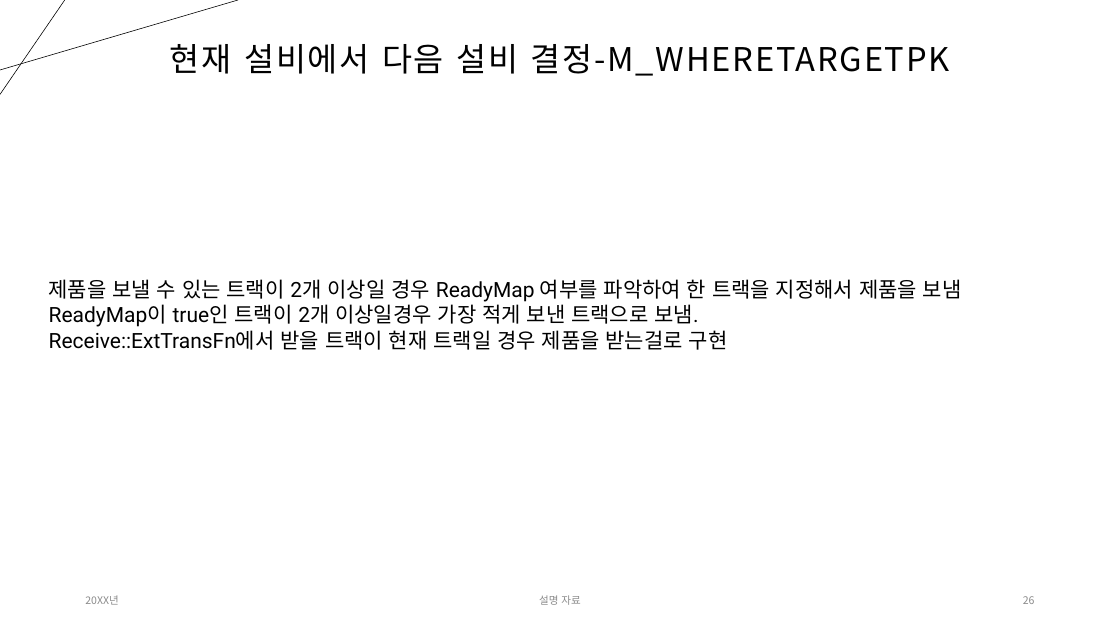
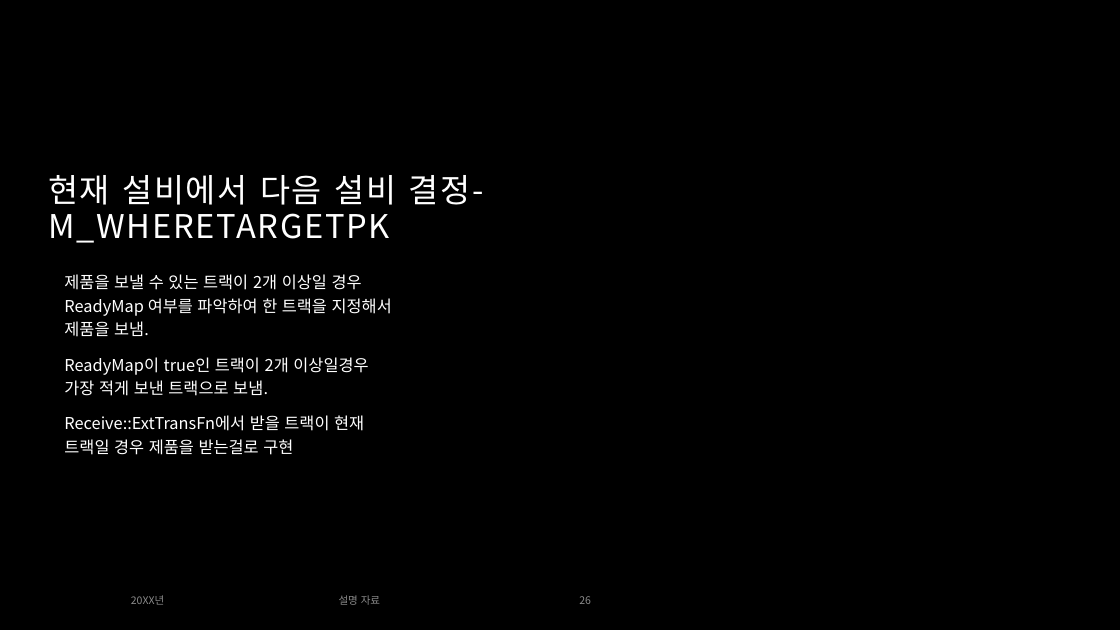
Before and after one commit to Tentailsahri/DT_FINAL_Project, a slide deck: slide 26 of 문서/시나리오에 따른 공정 시뮬레이션 발표 - 박민준.pptx. Drawn at 1120x630 pixels with LibreOffice and Linux fonts; fonts in the diff are those of the drawing; background and template pictures are left out. Boxes give left, top, right and bottom in pixels: in the first picture for what was removed or moved away, otherwise in the second. Text is boxed around its words. In the diff, an @@ line names an element or a change of style, - is before the commit and + after.

```diff
--- a/문서/시나리오에 따른 공정 시뮬레이션 발표 - 박민준.pptx
+++ b/문서/시나리오에 따른 공정 시뮬레이션 발표 - 박민준.pptx
@@ background #FFFFFF to #000000 @@
@@ line removed from (0, 70) to (238, 0) @@
@@ line removed from (65, 0) to (0, 94) @@
@@ title "현재 설비에서 다음 설비 결정-M_WHERETARGETPK": place and size @@
-title "현재 설비에서 다음 설비 결정-M_WHERETARGETPK" at box(170, 44, 950, 76)
+title "현재 설비에서 다음 설비 결정-M_WHERETARGETPK" at box(48, 175, 484, 243)
@@ title "현재 설비에서 다음 설비 결정-M_WHERETARGETPK" at box(48, 175, 484, 243): text colour #000000 to #FFFFFF; alignment centre to left; vertical alignment middle to bottom @@
@@ text "제품을 보낼 수 있는 트랙이 ...": place and size @@
-text "제품을 보낼 수 있는 트랙이 ..." at box(49, 279, 962, 350)
+text "제품을 보낼 수 있는 트랙이 ..." at box(64, 274, 392, 455)
@@ text at box(64, 274, 392, 337): text changed; size 18 to 14 pt; font Roboto to Noto Sans CJK KR; text colour #000000 to #FFFFFF @@
-제품을 보낼 수 있는 트랙이 2개 이상일 경우 ReadyMap 여부를 파악하여 한 트랙을 지정해서 제품을 보냄
+제품을 보낼 수 있는 트랙이 2개 이상일 경우 ReadyMap 여부를 파악하여 한 트랙을 지정해서 제품을 보냄.
@@ text at box(64, 357, 368, 455): size 18 to 14 pt, font Roboto to Noto Sans CJK KR, text colour #000000 to #FFFFFF in "ReadyMap이 true인 트랙이 2개 이상일경우 가장 적게 ...", "Receive::ExtTransFn에서 받을 트랙이 현재 트랙일 경우 제품을 ..."; line spacing 1 to 1.2; more space between paragraphs @@
@@ text "20XX년": place and size @@
-text "20XX년" at box(85, 595, 118, 605)
+text "20XX년" at box(131, 595, 164, 605)
@@ text "설명 자료": place and size @@
-text "설명 자료" at box(539, 595, 580, 605)
+text "설명 자료" at box(339, 595, 380, 605)
@@ page number: place and size @@
-page number at box(1023, 596, 1035, 604)
+page number at box(579, 596, 591, 604)
```
Also in this commit, not shown: 2 other slides changed.
